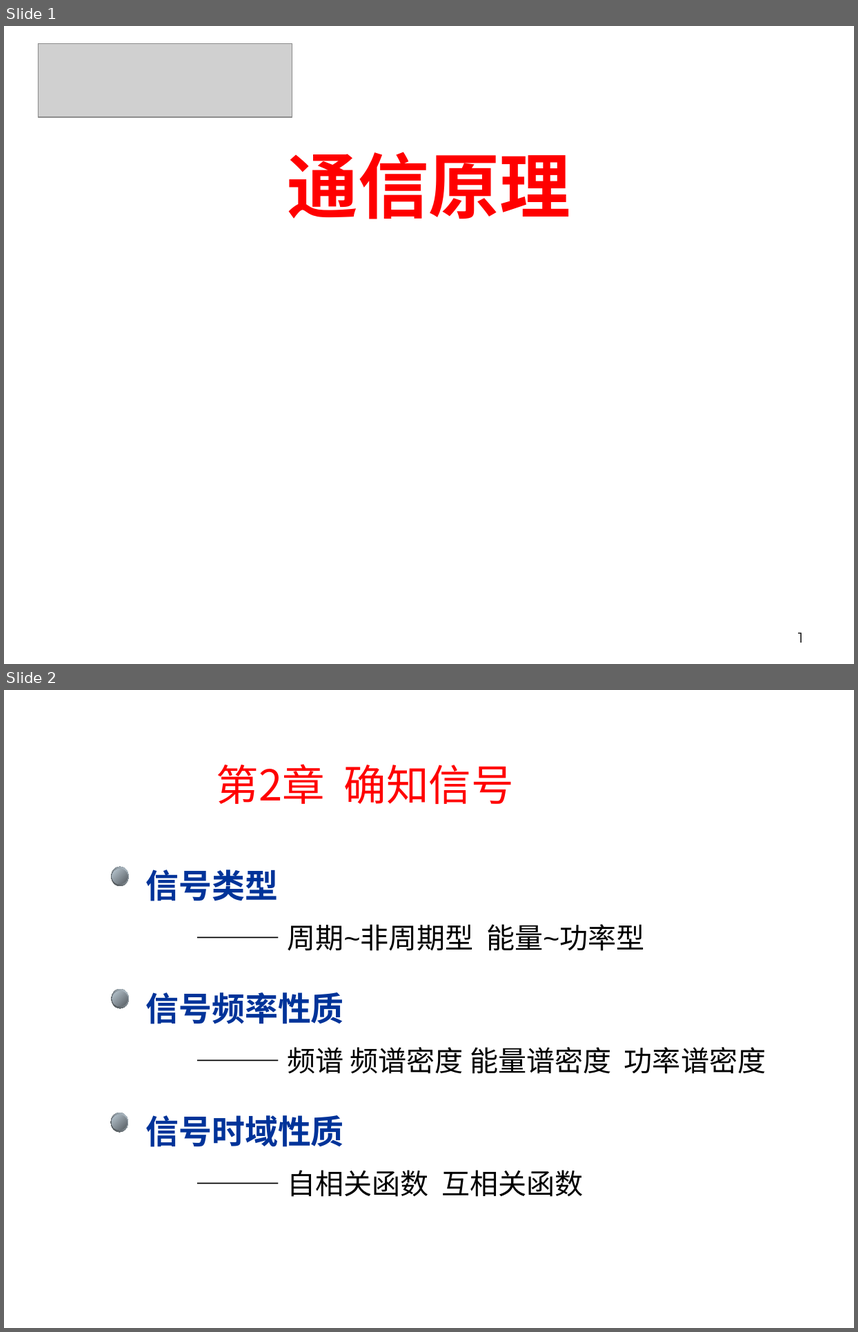
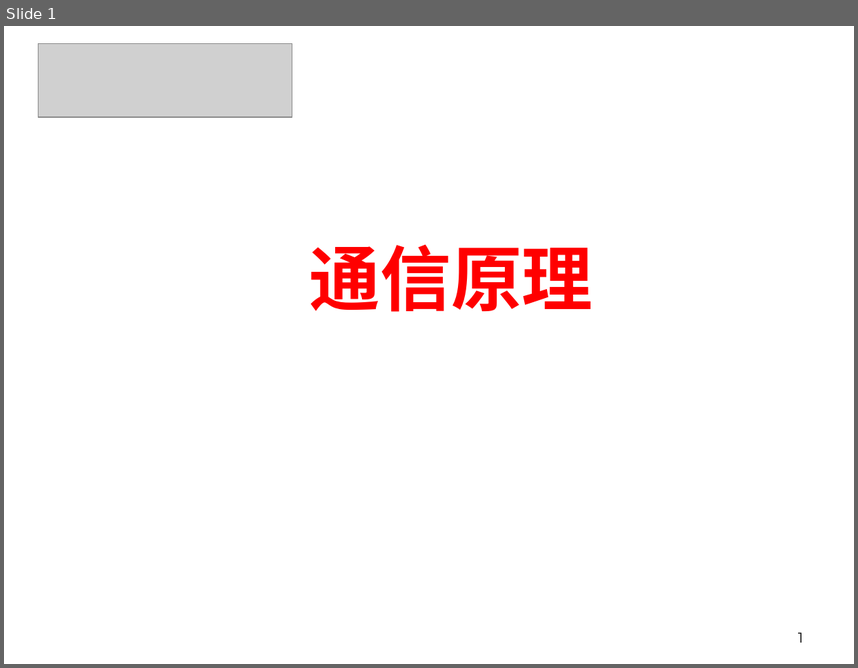
Before and after one commit to Happyday159/course-materials, a slide deck: files/lecture1b.pptx. Shown one above the other, each under a label of ours: slides 1 and 2 before the commit, slide 1 after it. The pictures are 858x1332 and 858x668 pixels, drawn with LibreOffice and Linux fonts; fonts in the diff are those of the drawing; grey boxes stand for pictures; background and template pictures are left out. Boxes give left, top, right and bottom in pixels: in the first picture for what was removed or moved away, otherwise in the second. Text is boxed around its words. In the diff, an @@ line names an element or a change of style, - is before the commit and + after.

```diff
--- a/files/lecture1b.pptx
+++ b/files/lecture1b.pptx
@@ slide 2 removed at <box>4,690,854,1328</box>, background #FFFFFF @@
@@ text removed at <box>217,764,514,804</box> @@
-第2章 确知信号
@@ ellipse removed at <box>111,867,128,887</box> @@
@@ ellipse removed at <box>112,869,128,884</box> @@
@@ text removed at <box>146,869,344,1147</box> @@
-信号类型
-信号频率性质
-信号时域性质
@@ text removed at <box>287,924,766,1196</box> @@
-——— 周期~非周期型 能量~功率型
-——— 频谱 频谱密度 能量谱密度 功率谱密度
-——— 自相关函数 互相关函数
@@ ellipse removed at <box>111,989,128,1009</box> @@
@@ ellipse removed at <box>112,991,128,1006</box> @@
@@ ellipse removed at <box>111,1112,128,1132</box> @@
@@ ellipse removed at <box>112,1114,128,1130</box> @@
@@ slide 1 changed as well @@
@@ text "通信原理": place and size @@
-text "通信原理" at <box>288,152,571,219</box>
+text "通信原理" at <box>310,244,593,312</box>
```
Also in this commit, not shown: 1 slide added, 29 other slides removed, 2 other files.
